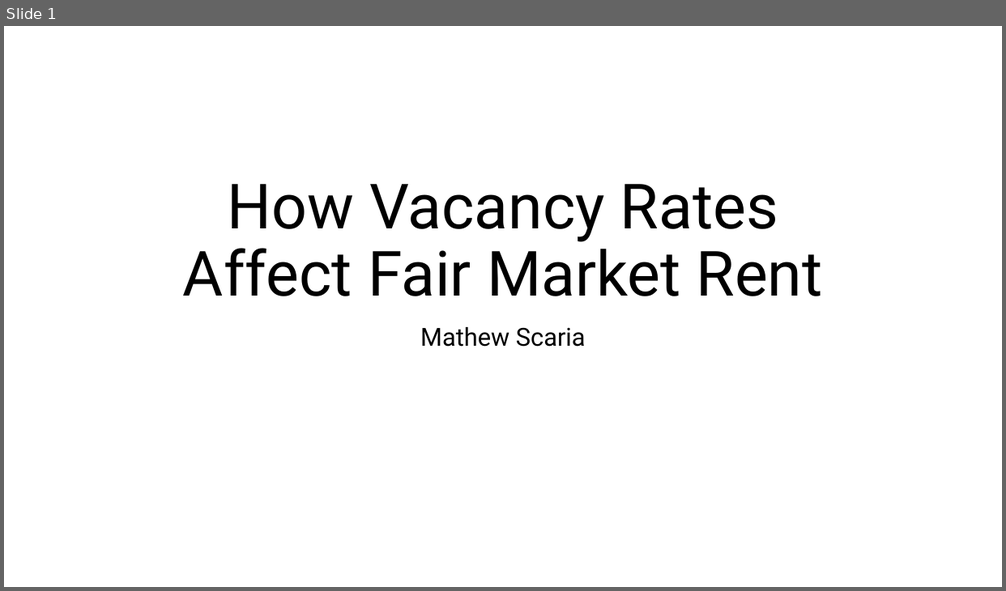
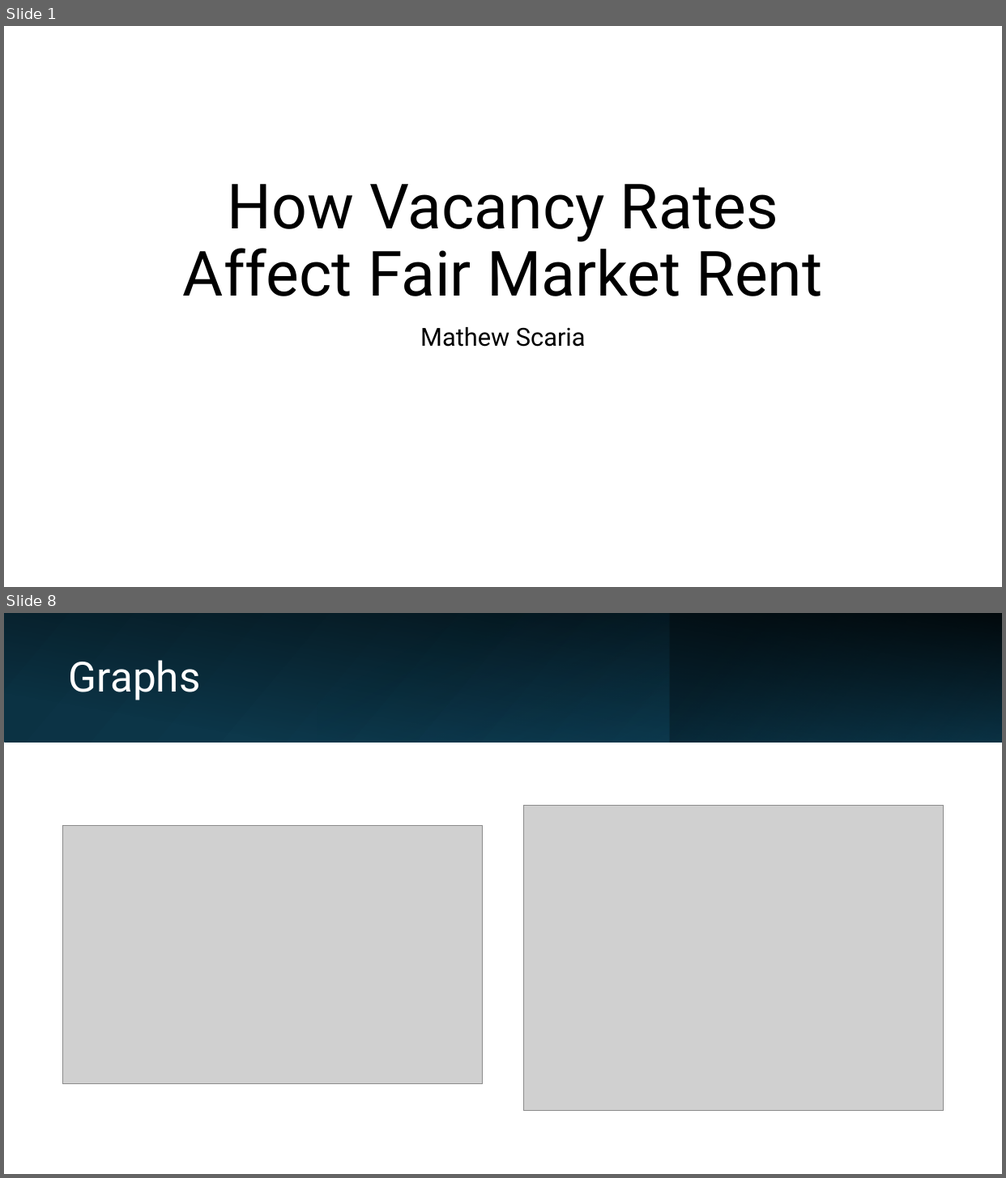
Before and after one commit to ProfKaltenberg/final-project-mathew2003, a slide deck: Mathew Scaria Final Presentation.pptx. Shown one above the other, each under a label of ours: slide 1 before the commit, slides 1 and 8 after it; the slides between them are not shown. The pictures are 1006x591 and 1006x1178 pixels, drawn with LibreOffice and Linux fonts; fonts in the diff are those of the drawing; grey boxes stand for pictures. Boxes give left, top, right and bottom in pixels: in the first picture for what was removed or moved away, otherwise in the second. Text is boxed around its words. In the diff, an @@ line names an element or a change of style, - is before the commit and + after.

```diff
--- a/Mathew Scaria Final Presentation.pptx
+++ b/Mathew Scaria Final Presentation.pptx
@@ slide 8 added at (4, 613, 1002, 1174), background #FFFFFF @@
@@ rectangle added at (4, 613, 1002, 742), fill gradient #0B3041 to #104862 @@
@@ rectangle added at (4, 613, 1002, 742), fill gradient #000000 @@
@@ rectangle added at (317, 613, 670, 742), fill gradient #156082 to #0B3041 @@
@@ rectangle added at (670, 613, 1002, 742), fill gradient #0B3041 to #156082 @@
@@ title added at (69, 660, 201, 700), 40 pt, text #FFFFFF @@
+Graphs
@@ picture added at (523, 806, 944, 1111) @@
@@ picture added at (62, 826, 483, 1084) @@
```
Also in this commit, not shown: 8 other slides added.
